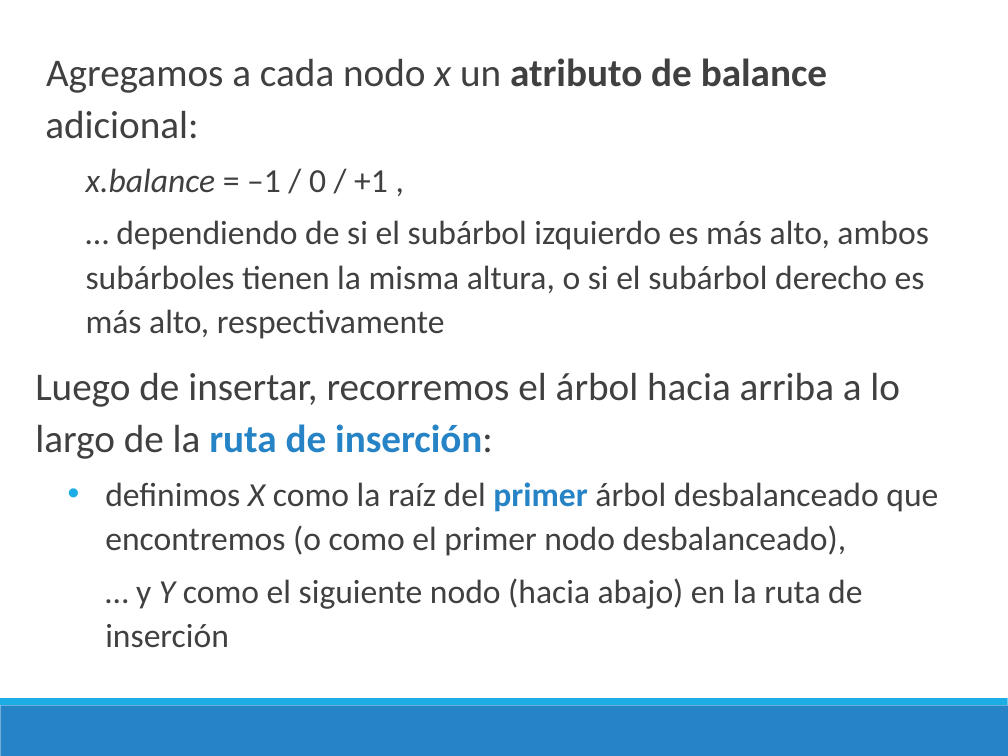
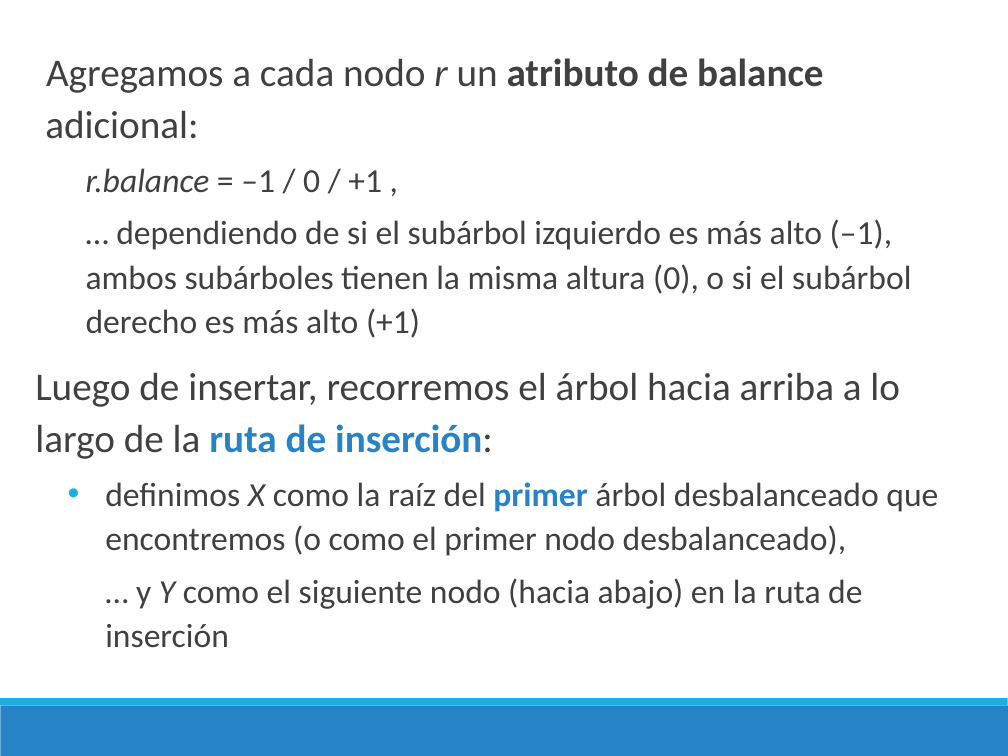
Before and after one commit to chris-carstens/2020-2, a slide deck: slide 17 of Clases/07 - Árboles AVL/07. Árboles AVL.pptx. Drawn at 1008x756 pixels with LibreOffice and Linux fonts; fonts in the diff are those of the drawing. Boxes give left, top, right and bottom in pixels: in the first picture for what was removed or moved away, otherwise in the second. Text is boxed around its words. In the diff, an @@ line names an element or a change of style, - is before the commit and + after.

```diff
--- a/Clases/07 - Árboles AVL/07. Árboles AVL.pptx
+++ b/Clases/07 - Árboles AVL/07. Árboles AVL.pptx
@@ text at (45, 58, 911, 338): text changed @@
-  Agregamos a cada nodo x un atributo de balance adicional:
-  x.balance = –1 / 0 / +1 ,
-  … dependiendo de si el subárbol izquierdo es más alto, ambos subárboles tienen la misma altura, o si el subárbol derecho es más alto, respectivamente
+  Agregamos a cada nodo r un atributo de balance adicional:
+  r.balance = –1 / 0 / +1 ,
+  … dependiendo de si el subárbol izquierdo es más alto (–1), ambos subárboles tienen la misma altura (0), o si el subárbol derecho es más alto (+1)
```
Also in this commit, not shown: 18 other slides changed, 2 slides added, 3 slides removed, 5 other files.
